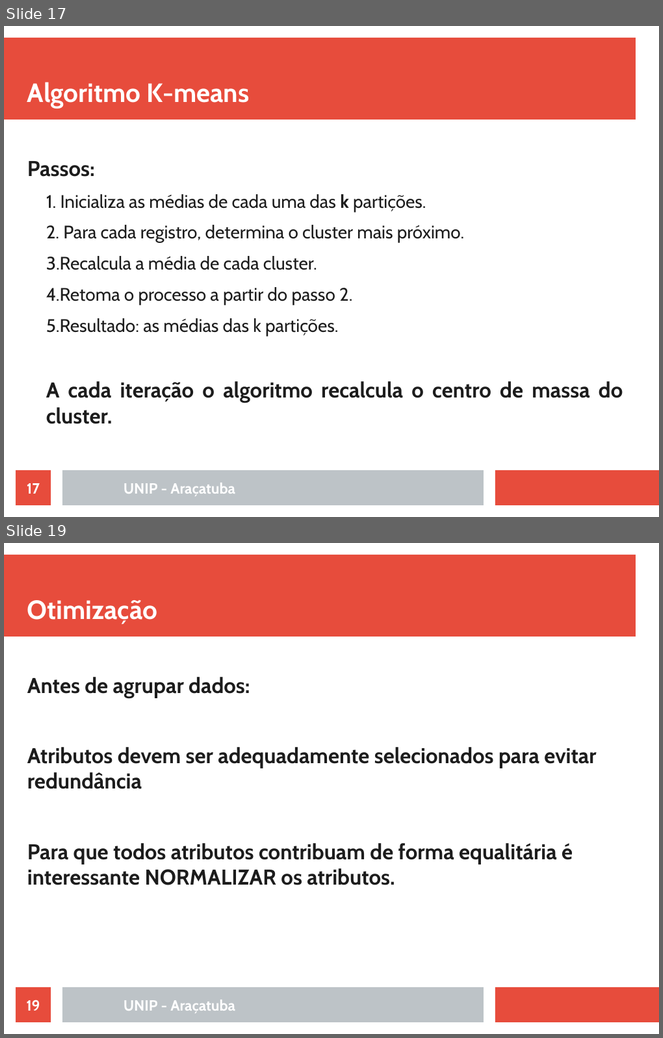
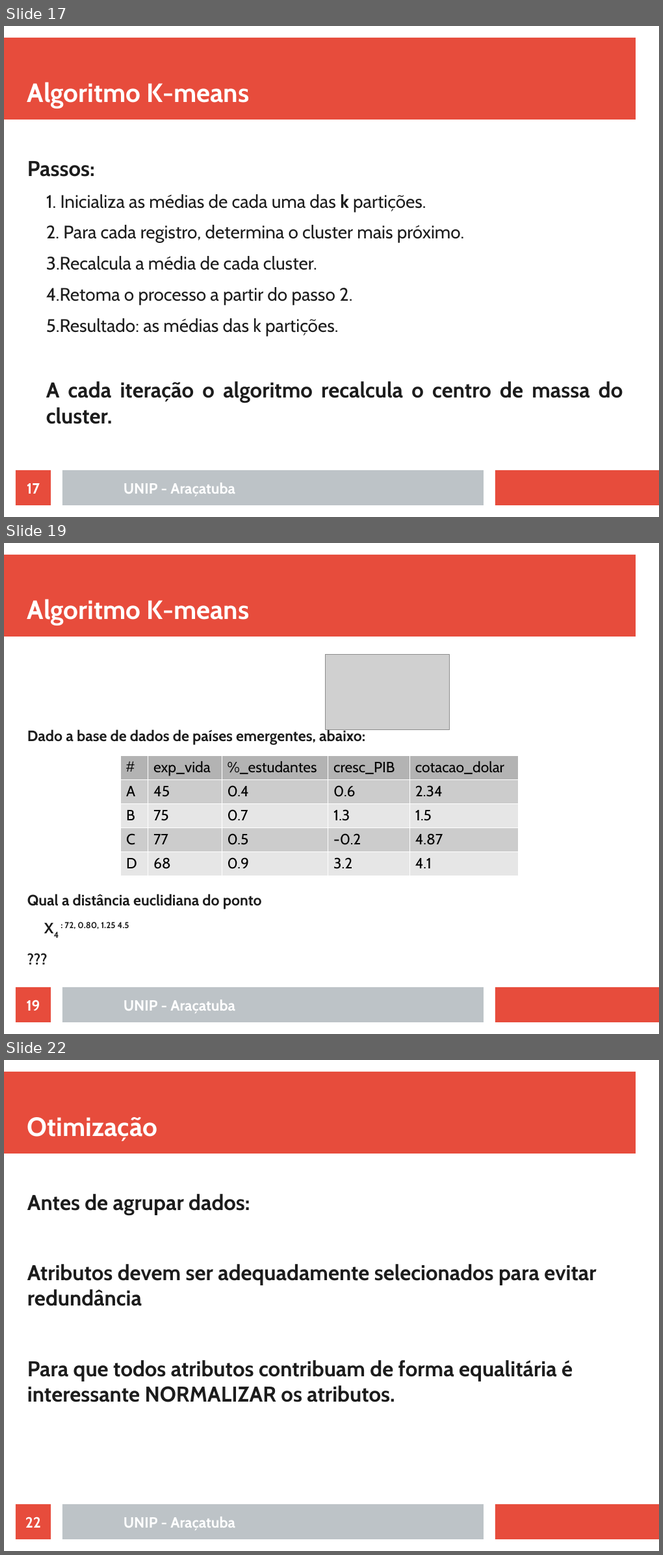
Before and after one commit to rafaelstojoao/pos-unip, a slide deck: [2020][modulo][Machine_Learning]/[aula]02[Agrupamento].odp. Shown one above the other, each under a label of ours: slides 17 and 19 before the commit, slides 17, 19 and 22 after it; the slides between them are not shown. The pictures are 663x1038 and 663x1555 pixels, drawn with LibreOffice and Linux fonts; fonts in the diff are those of the drawing; grey boxes stand for pictures. Boxes give left, top, right and bottom in pixels: in the first picture for what was removed or moved away, otherwise in the second. Text is boxed around its words. In the diff, an @@ line names an element or a change of style, - is before the commit and + after.

```diff
--- a/[2020][modulo][Machine_Learning]/[aula]02[Agrupamento].odp
+++ b/[2020][modulo][Machine_Learning]/[aula]02[Agrupamento].odp
@@ slide 19 added at [4,543,659,1034], background #FFFFFF; not listed: 3 template elements that a slide beside it also shows @@
@@ title added at [27,599,249,626], 32 pt, text #FFFFFF, bold @@
+Algoritmo K-means
@@ picture added at [326,655,449,730] @@
@@ text added at [27,728,365,930], 18.2 pt, text #1C1C1C, bold @@
+Dado a base de dados de países emergentes, abaixo:
+Qual a distância euclidiana do ponto
+X4 : 72, 0.80, 1.25 4.5
+???
@@ table added at [120,756,519,872], 5 rows, 5 columns @@
+# | exp_vida | %_estudantes | cresc_PIB | cotacao_dolar
+A | 45 | 0.4 | 0.6 | 2.34
+B | 75 | 0.7 | 1.3 | 1.5
+C | 77 | 0.5 | -0.2 | 4.87
+D | 68 | 0.9 | 3.2 | 4.1
@@ page number added at [16,988,51,1023], fill #E74C3C, 18 pt, text #FFFFFF, bold @@
+19
@@ text added at [124,1000,235,1014], 18 pt, text #FFFFFF, bold @@
+UNIP - Araçatuba
@@ what was slide 19 is now slide 22 @@
@@ page number at [25,1517,41,1528]: text changed @@
-19
+22
```
Also in this commit, not shown: 6 slides changed, 5 other slides added, 1 other file.
